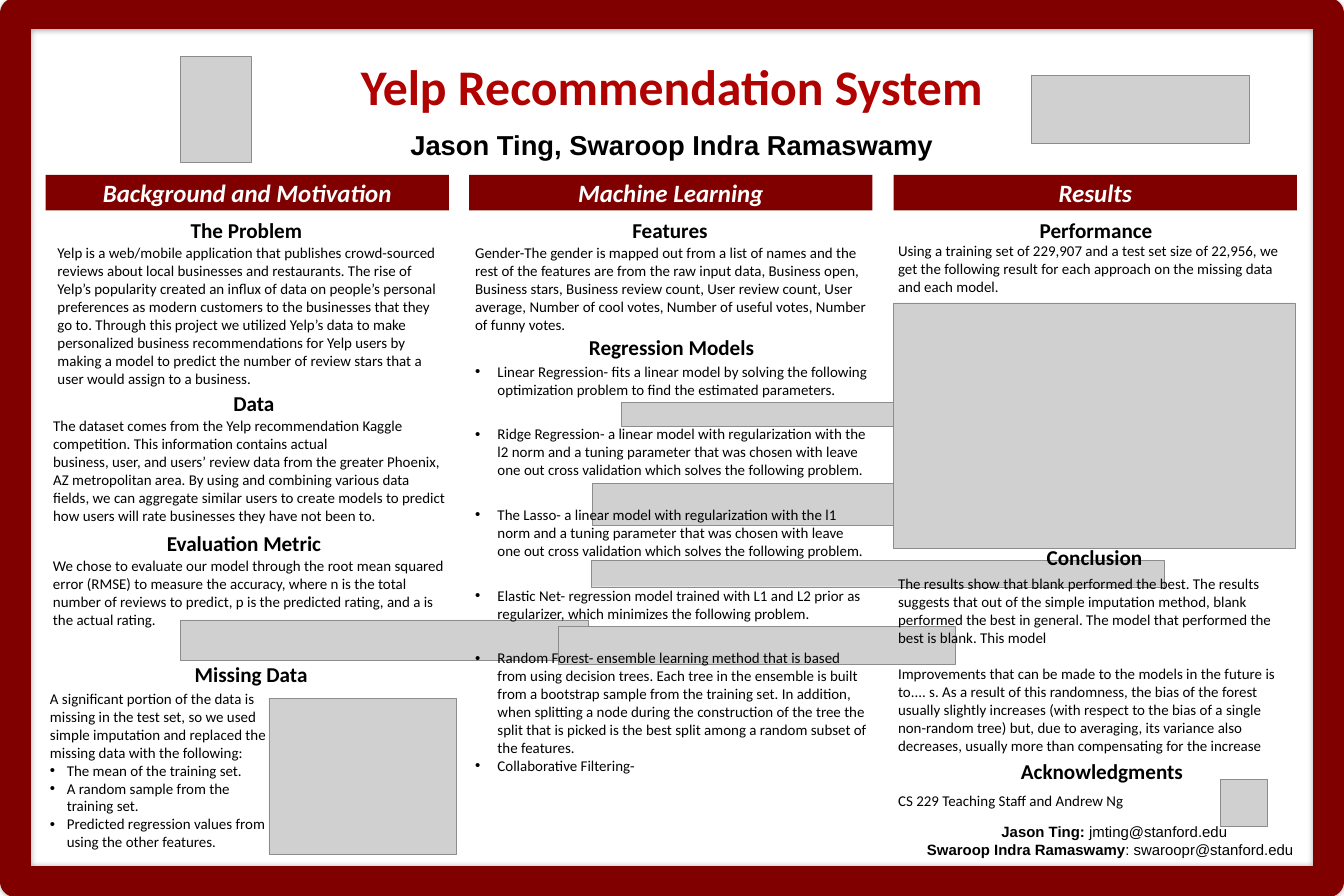
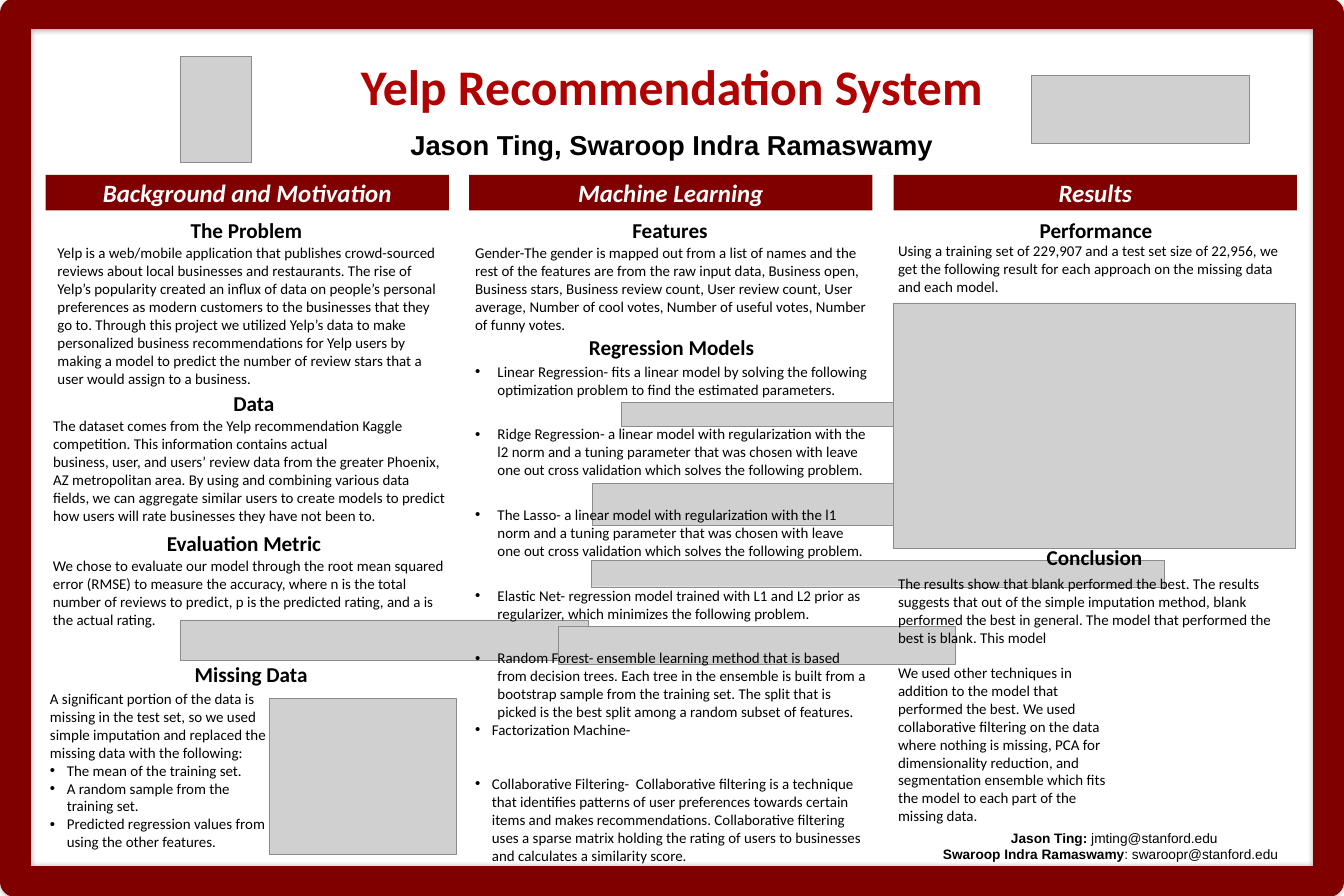
Before and after one commit to s-ramaswamy/CS-229-project, a slide deck: slide 1 of Ting_Ramaswamy_cs229Poster.pptx. Drawn at 1344x896 pixels with LibreOffice and Linux fonts; fonts in the diff are those of the drawing; grey boxes stand for pictures. Boxes give left, top, right and bottom in pixels: in the first picture for what was removed or moved away, otherwise in the second. Text is boxed around its words. In the diff, an @@ line names an element or a change of style, - is before the commit and + after.

```diff
--- a/Ting_Ramaswamy_cs229Poster.pptx
+++ b/Ting_Ramaswamy_cs229Poster.pptx
@@ text at <box>492,651,865,864</box>: text changed @@
-• Random Forest- ensemble learning method that is based from using decision trees. Each tree in the ensemble is built from a bootstrap sample from the training set. In addition, when splitting a node during the construction of the tree the split that is picked is the best split among a random subset of the features.
-• Collaborative Filtering-
+• Random Forest- ensemble learning method that is based from decision trees. Each tree in the ensemble is built from a bootstrap sample from the training set. The split that is picked is the best split among a random subset of features.
+• Factorization Machine-
+• Collaborative Filtering- Collaborative filtering is a technique that identifies patterns of user preferences towards certain items and makes recommendations. Collaborative filtering uses a sparse matrix holding the rating of users to businesses and calculates a similarity score.
@@ text at <box>898,668,1275,754</box>: paragraph removed @@
-Improvements that can be made to the models in the future is to.... s. As a result of this randomness, the bias of the forest usually slightly increases (with respect to the bias of a single non-random tree) but, due to averaging, its variance also decreases, usually more than compensating for the increase
@@ text added at <box>898,667,1106,824</box>, 24 pt, text #000000 @@
+We used other techniques in addition to the model that performed the best. We used collaborative filtering on the data where nothing is missing, PCA for dimensionality reduction, and segmentation ensemble which fits the model to each part of the missing data.
@@ text removed at <box>1021,764,1183,783</box> @@
-Acknowledgments
@@ text removed at <box>898,795,1123,809</box> @@
-CS 229 Teaching Staff and Andrew Ng
@@ picture removed at <box>1220,780,1267,827</box> @@
@@ text "Jason Ting: jmting@stanford.edu" at <box>943,833,1278,862</box>: size 24 to 22 pt @@
```
Also in this commit, not shown: 5 other files.
